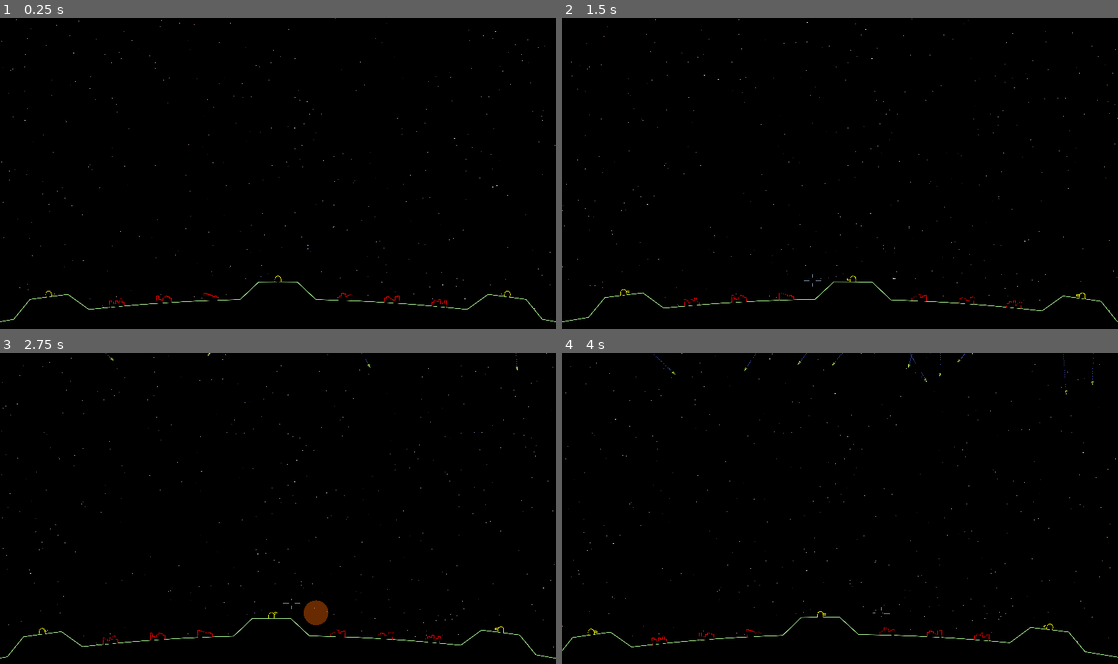
Above: before the commit, frames 1-4 (two rows, left to right).
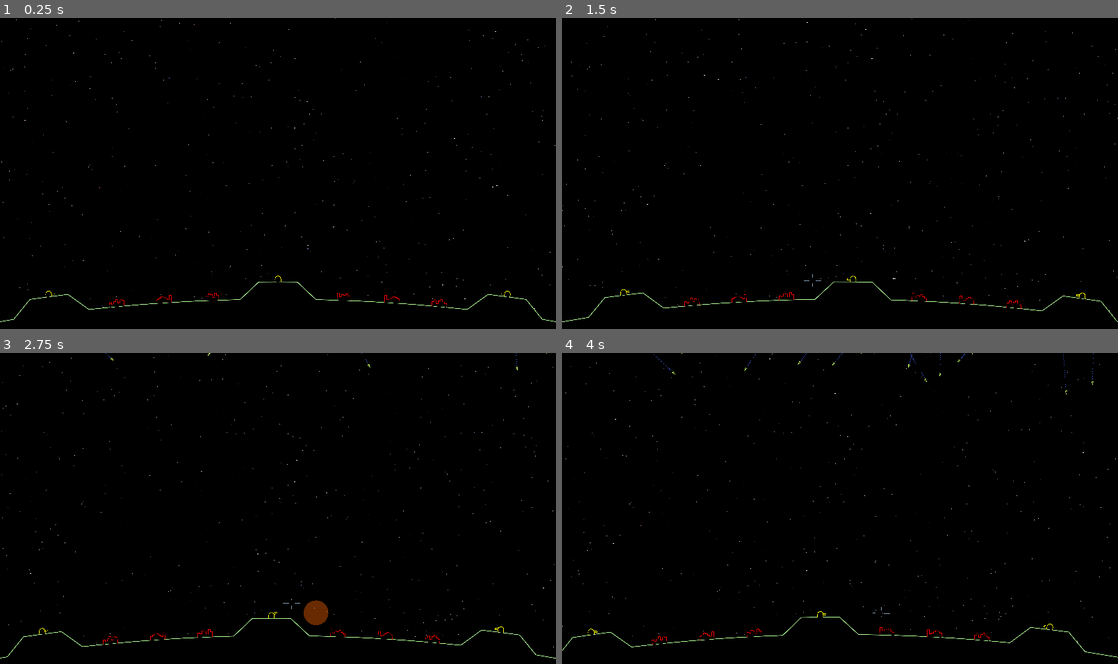
Above: after the commit, the same moments.

Repository: tartley/missile-commander
Game: Godot game, scene res://src/main/main.tscn
Two runs of this game, one before a commit and one after it. Both use one fixed random seed, a clock stepped at 60 frames per second and the inputs below.
Inputs (mouse positions are in pixels of both pictures, inside the frame that each line leads up to):
- Up to frame 1 (0.25 s): no input
- Up to frame 2 (1.5 s): tap Enter at 0.5 s; move the mouse to (867, 173) at 0.52 s; hold W from 0.53 s (still down); move the mouse to (812, 176) at 1.27 s
- Up to frame 3 (2.75 s): keep holding W; move the mouse to (289, 502) at 2.02 s
- Up to frame 4 (4 s): keep holding W; move the mouse to (834, 514) at 2.77 s; move the mouse to (878, 511) at 3.52 s

The runs differ from the first frame. In frame 1, 0.1% of the frame differs, in the area x 19-81%, y 88-93%; in frame 2, less than 0.1%; in frame 3, less than 0.1%; in frame 4, 0.1%.

Commit message:
Use Groups to track Cities and Bases

Diff:
--- a/src/city/city.gd
+++ b/src/city/city.gd
@@ -39,8 +39,9 @@
     retval.append(Vector2(+SIZE/2.0, 0))
     return retval
 
-func _init():
+func _ready():
     self.destroyed = false
+    self.add_to_group("cities")
 
 func _draw():
     draw_polygon(self.verts, [Color.BLACK])
--- a/src/main/ground.gd
+++ b/src/main/ground.gd
@@ -56,8 +56,6 @@
 const Base:PackedScene = preload("res://src/base/base.tscn")
 
 var verts:PackedVector2Array
-var cities:Array[Node2D] = []
-var bases:Array[Node2D] = []
 var gaps:Array[Vector2] = []
 
 func get_annotated_vert_array(annotated_polars:Array) -> Array:
@@ -102,8 +100,8 @@
 func _ready() -> void:
     var annotated_verts := Geometry.AnnotatedVerts.new(get_annotated_vert_array(annotated_polar_array))
     self.verts = annotated_verts.verts
-    self.cities = create_features(annotated_verts, "city", City)
-    self.bases = create_features(annotated_verts, "base", Base)
+    create_features(annotated_verts, "city", City)
+    create_features(annotated_verts, "base", Base)
     self.gaps = annotated_verts.get_vertices("gap")
     set_up_collisions(annotated_verts)
 
@@ -112,6 +110,7 @@
     draw_polyline(verts, Color(.7, 1, .6), 3.0, true)
 
 func on_missile_strike(strike_position:Vector2):
-    for feature in self.cities + self.bases:
+    var targets := get_tree().get_nodes_in_group("cities") + get_tree().get_nodes_in_group("bases")
+    for feature in targets:
         if strike_position.distance_squared_to(feature.position) < 1000:
             feature.destroyed = true
--- a/src/main/main.gd
+++ b/src/main/main.gd
@@ -11,7 +11,10 @@
 func launch_missile():
     var missile = Missile.instantiate()
     var start := Vector2(randf_range(-2000, +2000), randf_range(14100, 20000))
-    var targets:Array[Vector2] = positions($World/Ground.cities) + positions($World/Ground.bases) + $World/Ground.gaps
+    var targets:Array[Vector2] = []
+    targets.append_array(positions(get_tree().get_nodes_in_group("cities")))
+    targets.append_array(positions(get_tree().get_nodes_in_group("bases")))
+    targets.append_array($World/Ground.gaps)
     var destination:Vector2 = targets.pick_random()
     var speed := randf_range(50, 200)
     missile.launch(start, destination, speed)
@@ -23,7 +26,7 @@
         launch_missile()
 
 func launch_shot(base_id):
-    var base:Node2D = $World/Ground.bases[base_id]
+    var base:Node2D = get_tree().get_nodes_in_group("bases")[base_id]
     var shot:Node2D = base.launch($World/Mouse.position)
     if shot:
         $World.add_child(shot)
--- a/src/main/mouse.gd
+++ b/src/main/mouse.gd
@@ -61,4 +61,5 @@
         )
 
 func _draw():
+    draw_multiline(verts, Color.BLACK, 6.0)
     draw_multiline(verts, Color(.5, .6, .7), 4.0)
Not shown, changed: README.md
